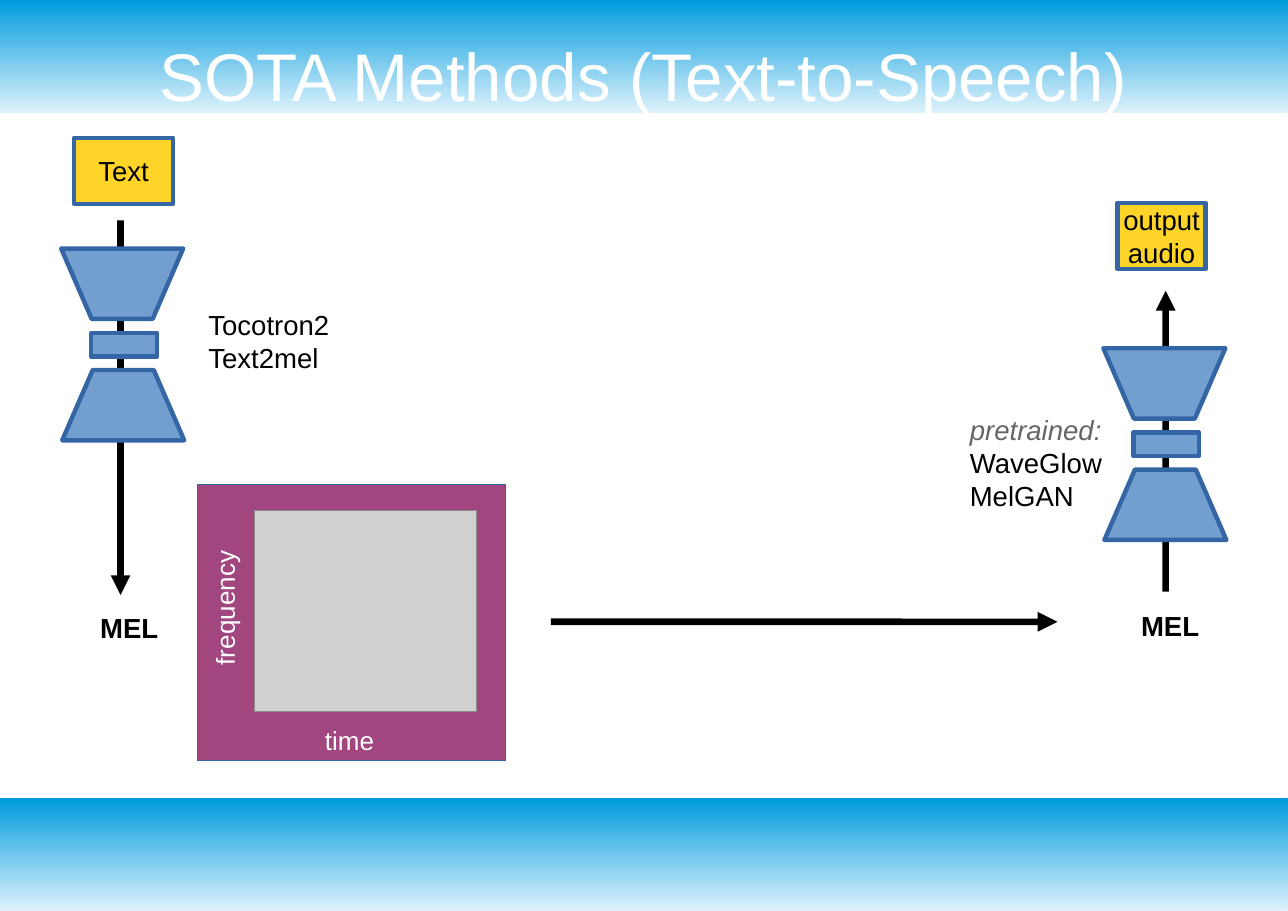
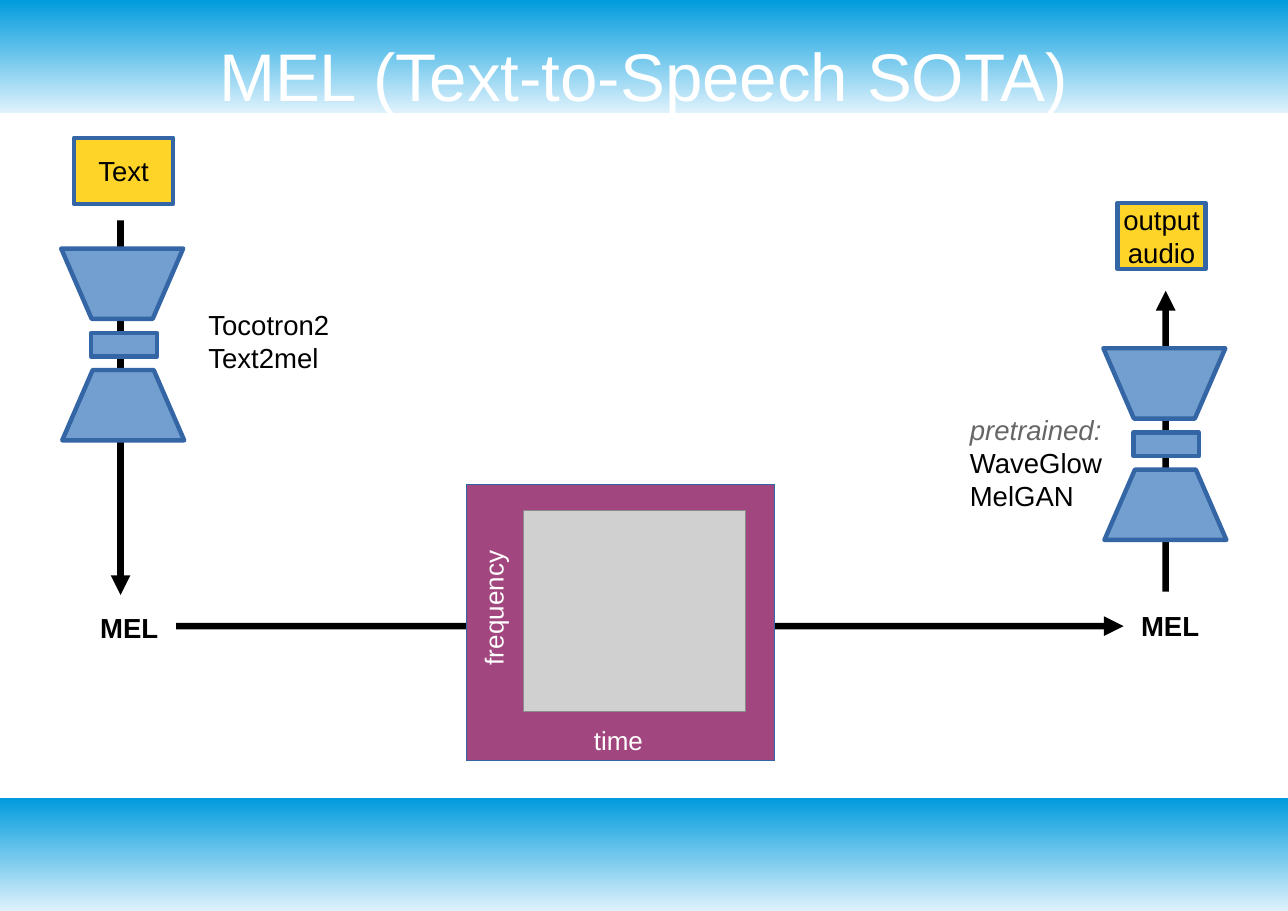
Before and after one commit to jakobatgithub/unreverb, a slide deck: slide 9 of project_presentation.odp (slide 10 before the commit). Drawn at 1288x911 pixels with LibreOffice and Linux fonts; fonts in the diff are those of the drawing; grey boxes stand for pictures. Boxes give left, top, right and bottom in pixels: in the first picture for what was removed or moved away, otherwise in the second. Text is boxed around its words. In the diff, an @@ line names an element or a change of style, - is before the commit and + after.

```diff
--- a/project_presentation.odp
+++ b/project_presentation.odp
@@ title at [219,48,1068,114]: text changed @@
-SOTA Methods (Text-to-Speech)
+MEL (Text-to-Speech SOTA)
@@ 2 pictures, 2 texts, 1 rectangle: place and size @@
-2 pictures, 2 texts, 1 rectangle at [197,485,506,760]
+2 pictures, 2 texts, 1 rectangle at [466,485,775,760]
@@ arrow moved from (551, 621) - (1058, 621) to (176, 626) - (1124, 626) @@
```
Also in this commit, not shown: 5 other slides changed, 1 slide removed, 1 other file.
